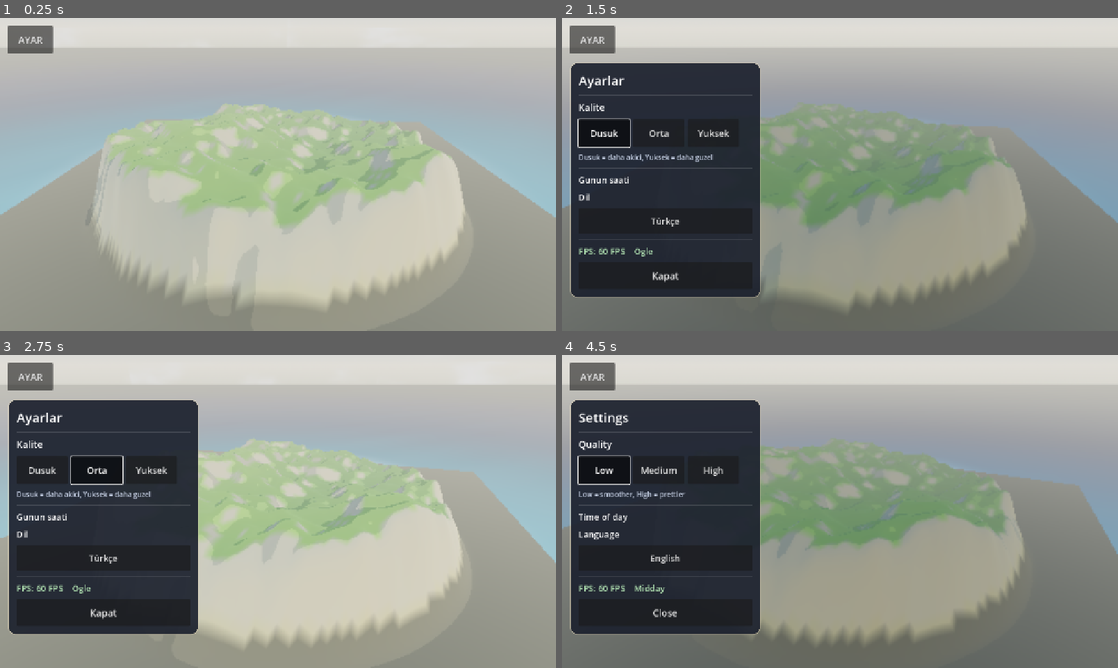
Above: before the commit, frames 1-4 (two rows, left to right).
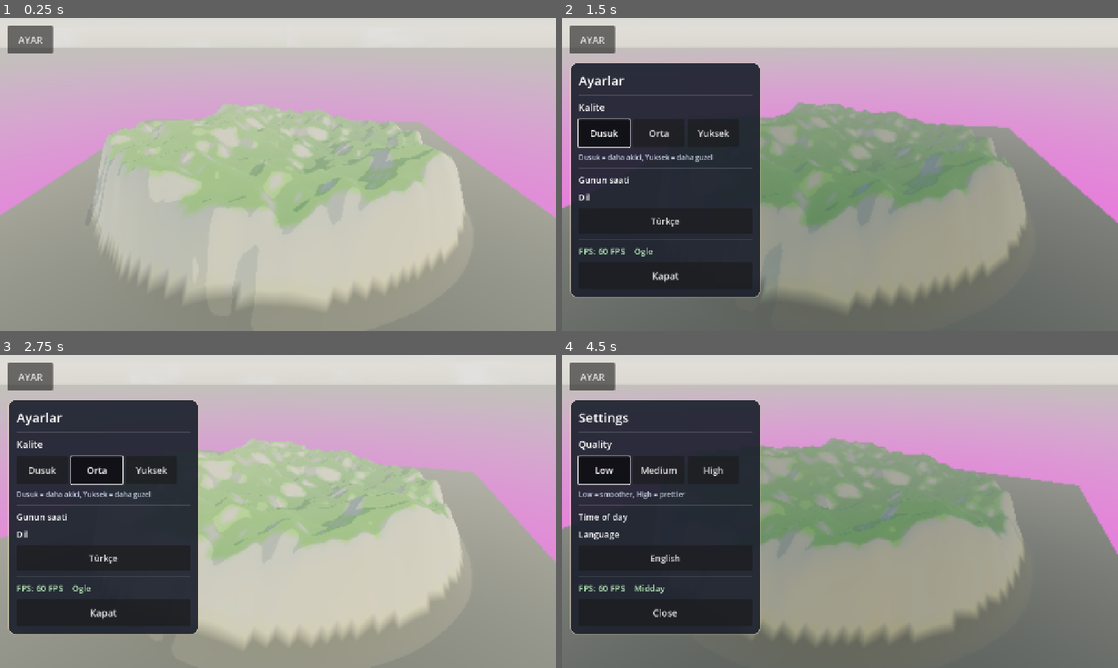
Above: after the commit, the same moments.

Repository: eraslan19j/game
Game: Godot game, scene res://scenes/world/world.tscn
Same seed, same stepped clock (60 frames per second), same inputs: the game is played once before the commit and once after it.
Inputs:
- Up to frame 1 (0.25 s): no input
- Up to frame 2 (1.5 s): click "AYAR" at 0.5 s; click "Dusuk" at 1.25 s
- Up to frame 3 (2.75 s): click "Orta" at 2 s
- Up to frame 4 (4.5 s): click "Yuksek" at 2.75 s; click "Türkçe" at 3.5 s; click "Low" at 4.25 s

The runs differ from the first frame. In frame 1, 20% of the frame differs, in the area x 0-100%, y 18-64%; in frame 2, 15%; in frame 3, 12%; in frame 4, 14%.

Commit message:
TEST: su depth_test_disabled + macenta (derinlik yarisi teshisi)
Co-authored-by: arena-agent <297053741+arena-agent@users.noreply.github.com>

Diff:
--- a/shaders/water.gdshader
+++ b/shaders/water.gdshader
@@ -2,7 +2,7 @@
 // Stilize su: hafif dalga (vertex), yari saydam, kiyida acik renk + kopuk.
 // Derinlik tamamen GEOMETRIDEN gelir: derin bolgelerde duzlemle kamera
 // arasindaki mesafe artar. Doku okumaya bagimli degil (guvenli).
-render_mode shadows_disabled;
+render_mode unshaded, shadows_disabled, depth_test_disabled, cull_disabled;
 
 uniform vec4 shallow_color : source_color = vec4(0.30, 0.78, 0.78, 1.0);
 uniform vec4 deep_color : source_color = vec4(0.05, 0.31, 0.50, 1.0);
@@ -54,7 +54,7 @@
 	float foam = (1.0 - smoothstep(76.0, 84.0, island_dist)) * shore;
 	col = mix(col, foam_color.rgb, foam * 0.6);
 
-	ALBEDO = col;
+	ALBEDO = vec3(1.0, 0.0, 1.0);
 	ROUGHNESS = 0.55;
 	METALLIC = 0.0;
 	SPECULAR = 0.04;
Binary file changed: ci_screenshot_preview.png
